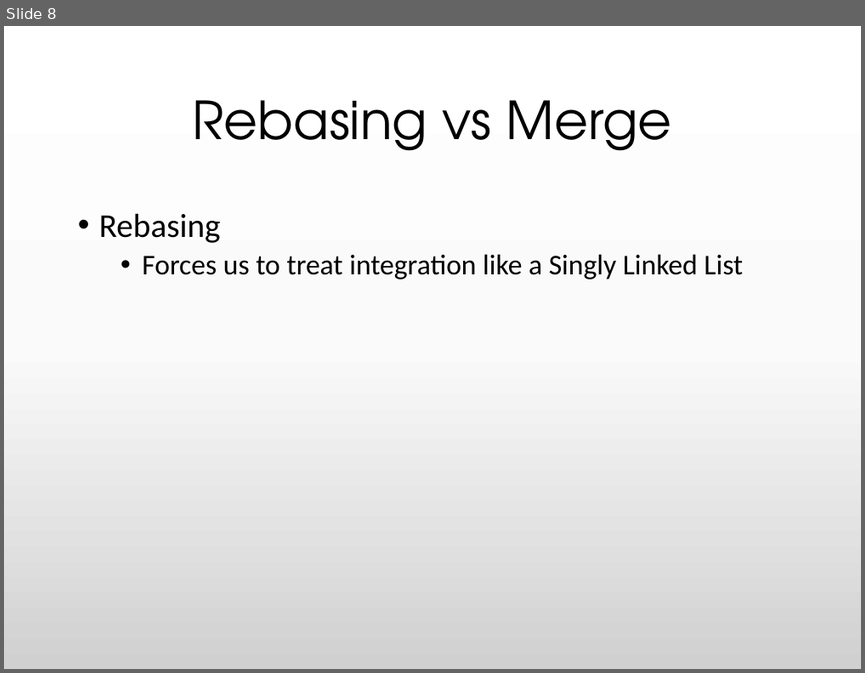
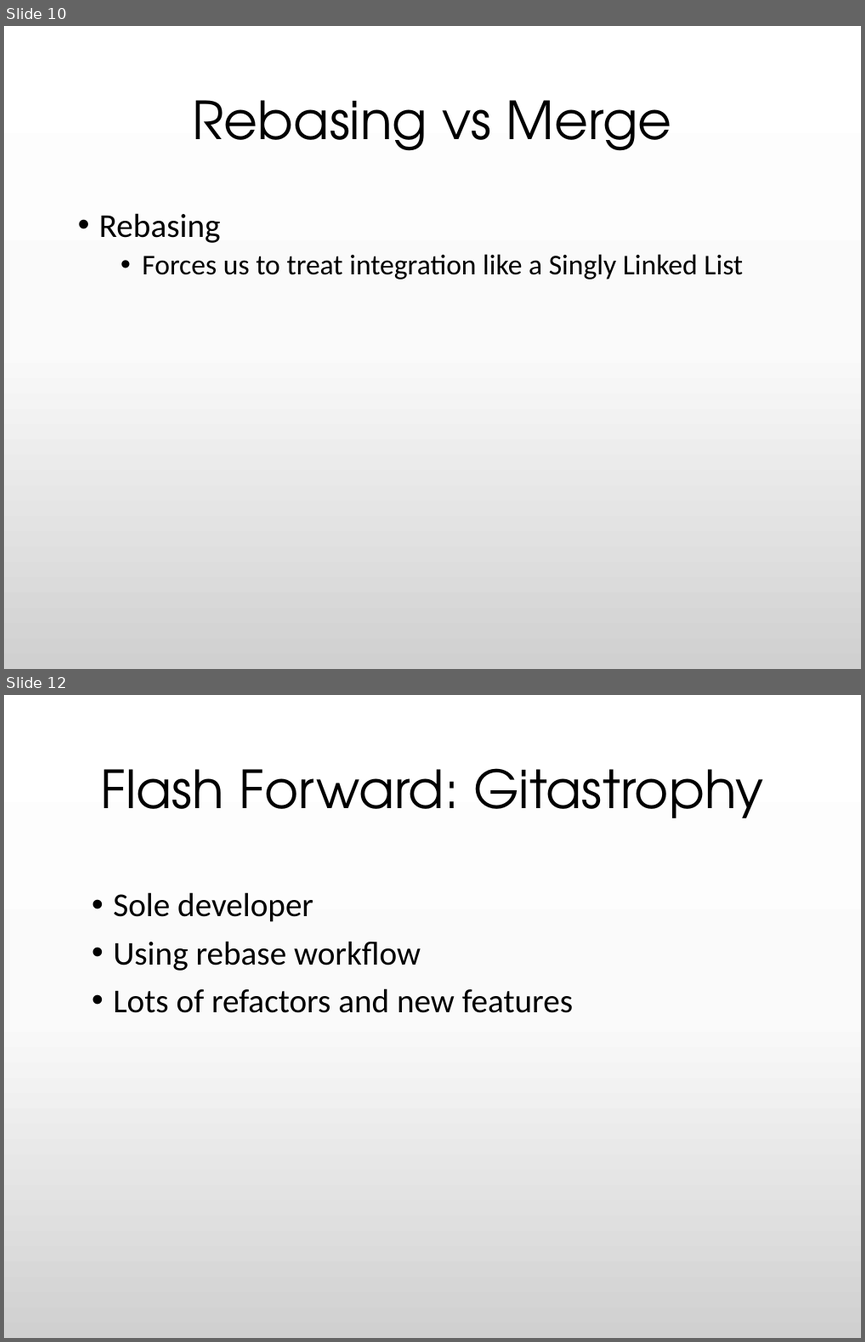
Before and after one commit to BLaurenB/rebase-merge-fetch-pull, a slide deck: Git--5minForRailsConf.pptx. Shown one above the other, each under a label of ours: slide 8 before the commit, slides 10 and 12 after it; the slides between them are not shown. The pictures are 865x673 and 865x1342 pixels, drawn with LibreOffice and Linux fonts; fonts in the diff are those of the drawing. Boxes give left, top, right and bottom in pixels: in the first picture for what was removed or moved away, otherwise in the second. Text is boxed around its words. In the diff, an @@ line names an element or a change of style, - is before the commit and + after.

```diff
--- a/Git--5minForRailsConf.pptx
+++ b/Git--5minForRailsConf.pptx
@@ slide 12 added at [4,695,861,1338], background gradient #FFFFFF to #FBFBFB to #D1D1D1 @@
@@ title added at [100,768,764,818], 44 pt, text #000000 @@
+Flash Forward: Gitastrophy
@@ text added at [113,892,573,1013], 28 pt, text #000000 @@
+• Sole developer
+• Using rebase workflow
+• Lots of refactors and new features
@@ what was slide 8 is now slide 10 @@
```
Also in this commit, not shown: 3 slides changed, 15 other slides added, 5 slides removed, 1 other file.
